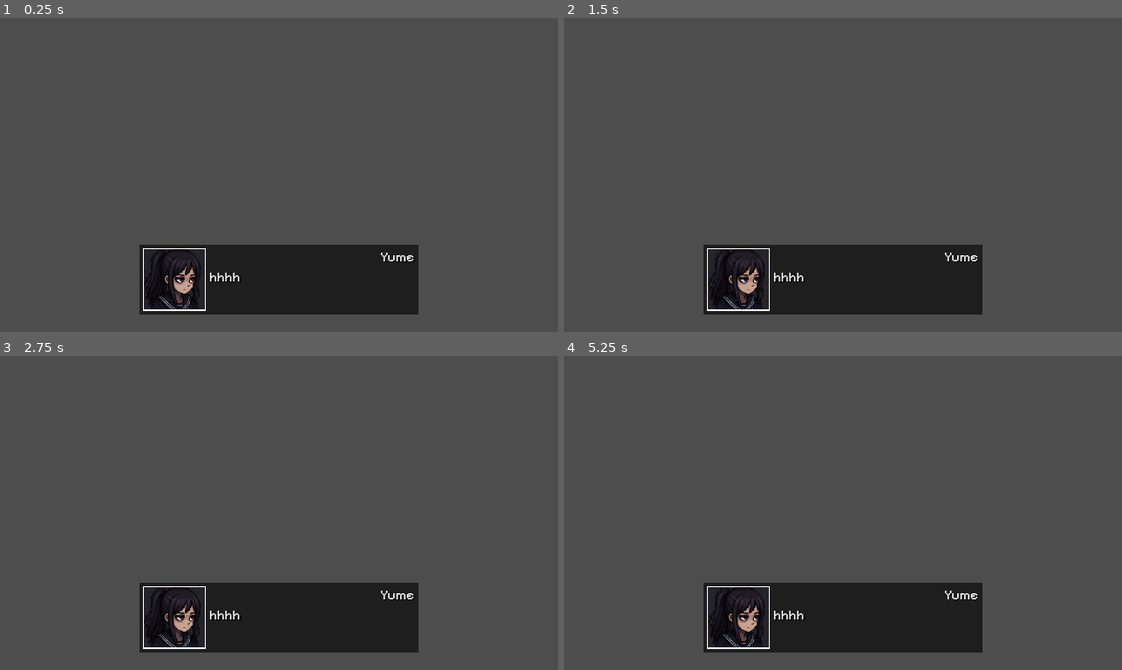
Above: before the commit, frames 1-4 (two rows, left to right).
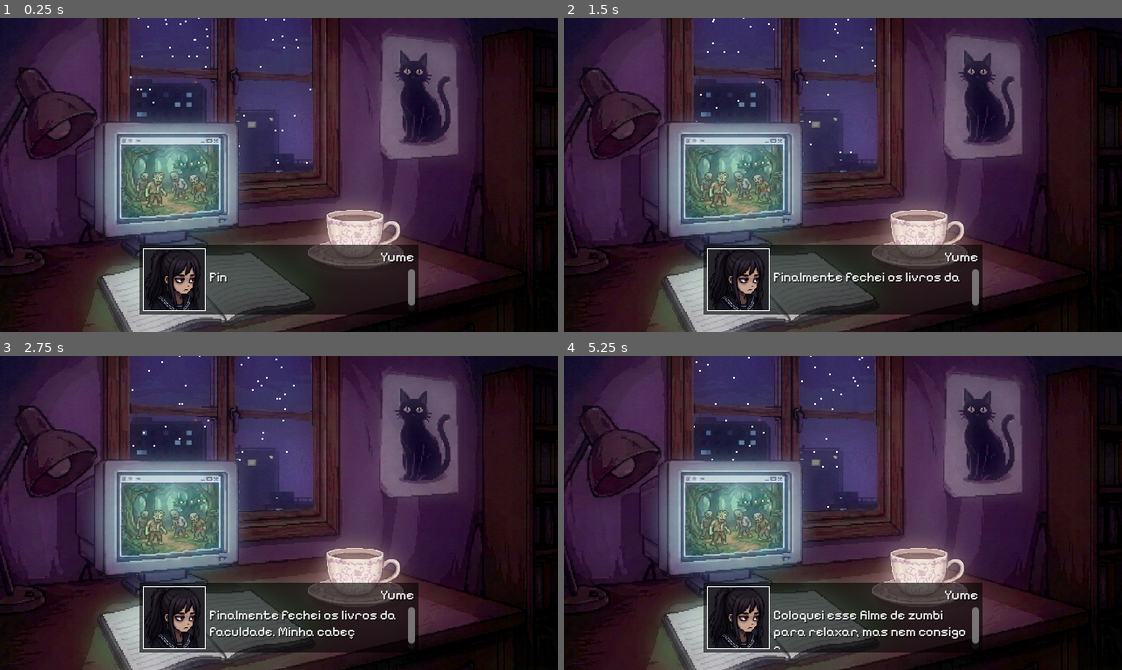
Above: after the commit, the same moments.

Repository: nandycodes/The-Weight-of-Tomorrow
Game: Godot game, scene res://scenes/room.tscn
The game is run twice, just before and just after one commit, with the same random seed, the same clock (stepped at 60 frames per second) and the same inputs. Before the commit the project starts from res://scenes/dialog_screen.tscn.
Inputs (mouse positions are in pixels of both pictures, inside the frame that each line leads up to):
- Up to frame 1 (0.25 s): no input
- Up to frame 2 (1.5 s): tap Enter (ui_accept) at 0.5 s; move the mouse to (965, 159) at 0.52 s; hold Enter (ui_accept) 0.53-1.28 s; hold Right (ui_right) from 0.53 s (still down); tap Space (jump, bound only before the commit) at 0.77, 1.07 s; click (965, 159) at 0.8 s; move the mouse to (731, 190) at 1.27 s; click (731, 190) at 1.35 s
- Up to frame 3 (2.75 s): tap Space (jump, bound only before the commit) at 1.52, 1.82, 2.3 s; tap F (shoot, bound only after the commit) at 1.55, 2.1 s; move the mouse to (334, 443) at 2.02 s; release Right (ui_right) at 2.03 s; hold Left (ui_left) from 2.03 s (still down)
- Up to frame 4 (5.25 s): move the mouse to (815, 575) at 2.77 s; release Left (ui_left) at 2.78 s; hold Right (ui_right) 2.78-4.28 s; tap Space (jump, bound only before the commit) at 2.85, 3.02, 3.32, 3.77, 4.07, 4.52, 4.82 s; tap Enter (ui_accept) at 3.05 s; move the mouse to (1010, 560) at 3.52 s; hold Enter (ui_accept) 3.53-4.28 s; click (1010, 560) at 3.8 s; move the mouse to (675, 465) at 4.27 s; hold Left (ui_left) 4.28-5.03 s; click (675, 465) at 4.35 s; tap F (shoot, bound only after the commit) at 4.55, 5.1 s; move the mouse to (870, 513) at 5.02 s; hold Right (ui_right) from 5.03 s (still down)

The runs differ from the first frame. In frame 1, 87% of the frame differs, in the area x 0-100%, y 0-100%; in frame 2, 87%; in frame 3, 87%; in frame 4, 87%.

Commit message:
Correção de erros

Diff:
--- a/dialog/dialog_screen.gd
+++ b/dialog/dialog_screen.gd
@@ -12,14 +12,10 @@
 @export var _faceset: TextureRect = null
 
 func _ready() -> void:
-	# Apenas para testes: se o seu 'data' estiver vindo vazio de outra cena (como do quarto),
-	# você pode descomentar as linhas abaixo para testar o diálogo diretamente nesta cena.
-	# data = {
-	# 	0: {"title": "Yume", "dialog": "hhh", "faceset": "res://sprites/yume_face.png"}
-	# }
 	_initialize_dialog()
 
 func _process(_delta: float) -> void:
+
 	# Se apertar Enter/Espaço enquanto o texto está surgindo, acelera a velocidade
 	if Input.is_action_pressed("ui_accept") and _dialog.visible_ratio < 1:
 		_step = 0.01
@@ -32,13 +28,20 @@
 	if Input.is_action_just_pressed("ui_accept") and _dialog.visible_ratio >= 1:
 		_id += 1
 
-		# Se as falas acabaram, fecha a caixa de diálogo
+		# Se as falas acabaram
 		if _id >= data.size():
-			queue_free() # Remove a caixa da tela
+
+			# Remove a caixa de diálogo
+			queue_free()
+
+			# Vai para a floresta
+			get_tree().change_scene_to_file("res://scenes/florest.tscn")
+
 		else:
-			_initialize_dialog() # Carrega a próxima fala
+			_initialize_dialog()
 
 func _initialize_dialog() -> void:
+
 	# Verifica se o dicionário data tem informações antes de tentar carregar
 	if data.is_empty():
 		return
@@ -51,5 +54,15 @@
 
 	# Efeito de digitar o texto letra por letra
 	while _dialog.visible_ratio < 1:
+
+		# Se o node foi removido da cena, para o loop
+		if !is_inside_tree():
+			return
+
 		await get_tree().create_timer(_step).timeout
+
+		# Verifica novamente após o await
+		if !is_inside_tree():
+			return
+
 		_dialog.visible_characters += 1
--- a/entities/yume.tscn
+++ b/entities/yume.tscn
@@ -3,6 +3,7 @@
 [ext_resource type="Script" uid="uid://dikbmon5b8acb" path="res://scripts/Yume.gd" id="1_m4o0s"]
 [ext_resource type="Texture2D" uid="uid://3x0iw4sbg641" path="res://sprites/characters/Yume/attack_bag/frame_000.png" id="2_7co6s"]
 [ext_resource type="Texture2D" uid="uid://b1x28omvlq855" path="res://sprites/characters/Yume/idle/frame_000.png" id="2_uspvl"]
+[ext_resource type="PackedScene" uid="uid://b37dm2ix106iy" path="res://entities/book_projectile.tscn" id="2_vwf41"]
 [ext_resource type="Texture2D" uid="uid://dqqwt5pqkadar" path="res://sprites/characters/Yume/idle/frame_001.png" id="3_3rt8w"]
 [ext_resource type="Texture2D" uid="uid://cxhqe3rc7avv3" path="res://sprites/characters/Yume/attack_bag/frame_001.png" id="3_7q2ls"]
 [ext_resource type="Texture2D" uid="uid://c58kl67cirwfa" path="res://sprites/characters/Yume/idle/frame_002.png" id="4_odvhr"]
@@ -609,6 +610,7 @@
 [node name="Yume" type="CharacterBody2D" unique_id=1334612167]
 texture_filter = 1
 script = ExtResource("1_m4o0s")
+projectile_scene = ExtResource("2_vwf41")
 
 [node name="CollisionShape2D" type="CollisionShape2D" parent="." unique_id=1334907853]
 position = Vector2(3, 5)
--- a/project.godot
+++ b/project.godot
@@ -11,7 +11,7 @@
 [application]
 
 config/name="The Weight of Tomorrow"
-run/main_scene="res://scenes/dialog_screen.tscn"
+run/main_scene="uid://uooea8cp08jl"
 config/features=PackedStringArray("4.6", "GL Compatibility")
 config/icon="res://icon.svg"
 
@@ -23,29 +23,38 @@
 
 [input]
 
-attack_book_key={
-"deadzone": 0.2,
-"events": [Object(InputEventKey,"resource_local_to_scene":false,"resource_name":"","device":-1,"window_id":0,"alt_pressed":false,"shift_pressed":false,"ctrl_pressed":false,"meta_pressed":false,"pressed":false,"keycode":0,"physical_keycode":81,"key_label":0,"unicode":113,"location":0,"echo":false,"script":null)
+ui_left={
+"deadzone": 0.5,
+"events": [Object(InputEventKey,"resource_local_to_scene":false,"resource_name":"","device":0,"window_id":0,"alt_pressed":false,"shift_pressed":false,"ctrl_pressed":false,"meta_pressed":false,"pressed":false,"keycode":4194319,"physical_keycode":0,"key_label":0,"unicode":0,"location":0,"echo":false,"script":null)
+, Object(InputEventJoypadButton,"resource_local_to_scene":false,"resource_name":"","device":-1,"button_index":13,"pressure":0.0,"pressed":false,"script":null)
+, Object(InputEventJoypadMotion,"resource_local_to_scene":false,"resource_name":"","device":-1,"axis":0,"axis_value":-1.0,"script":null)
+, Object(InputEventKey,"resource_local_to_scene":false,"resource_name":"","device":-1,"window_id":0,"alt_pressed":false,"shift_pressed":false,"ctrl_pressed":false,"meta_pressed":false,"pressed":false,"keycode":0,"physical_keycode":65,"key_label":0,"unicode":97,"location":0,"echo":false,"script":null)
 ]
 }
-attack_bag_key={
-"deadzone": 0.2,
-"events": [Object(InputEventMouseButton,"resource_local_to_scene":false,"resource_name":"","device":-1,"window_id":0,"alt_pressed":false,"shift_pressed":false,"ctrl_pressed":false,"meta_pressed":false,"button_mask":1,"position":Vector2(149, 20),"global_position":Vector2(161, 80),"factor":1.0,"button_index":1,"canceled":false,"pressed":true,"double_click":true,"script":null)
+ui_right={
+"deadzone": 0.5,
+"events": [Object(InputEventKey,"resource_local_to_scene":false,"resource_name":"","device":0,"window_id":0,"alt_pressed":false,"shift_pressed":false,"ctrl_pressed":false,"meta_pressed":false,"pressed":false,"keycode":4194321,"physical_keycode":0,"key_label":0,"unicode":0,"location":0,"echo":false,"script":null)
+, Object(InputEventJoypadButton,"resource_local_to_scene":false,"resource_name":"","device":-1,"button_index":14,"pressure":0.0,"pressed":false,"script":null)
+, Object(InputEventJoypadMotion,"resource_local_to_scene":false,"resource_name":"","device":-1,"axis":0,"axis_value":1.0,"script":null)
+, Object(InputEventKey,"resource_local_to_scene":false,"resource_name":"","device":-1,"window_id":0,"alt_pressed":false,"shift_pressed":false,"ctrl_pressed":false,"meta_pressed":false,"pressed":false,"keycode":0,"physical_keycode":68,"key_label":0,"unicode":100,"location":0,"echo":false,"script":null)
 ]
 }
-jump={
-"deadzone": 0.2,
-"events": [Object(InputEventKey,"resource_local_to_scene":false,"resource_name":"","device":-1,"window_id":0,"alt_pressed":false,"shift_pressed":false,"ctrl_pressed":false,"meta_pressed":false,"pressed":false,"keycode":0,"physical_keycode":32,"key_label":0,"unicode":32,"location":0,"echo":false,"script":null)
+ui_up={
+"deadzone": 0.5,
+"events": [Object(InputEventKey,"resource_local_to_scene":false,"resource_name":"","device":0,"window_id":0,"alt_pressed":false,"shift_pressed":false,"ctrl_pressed":false,"meta_pressed":false,"pressed":false,"keycode":4194320,"physical_keycode":0,"key_label":0,"unicode":0,"location":0,"echo":false,"script":null)
+, Object(InputEventJoypadButton,"resource_local_to_scene":false,"resource_name":"","device":-1,"button_index":11,"pressure":0.0,"pressed":false,"script":null)
+, Object(InputEventJoypadMotion,"resource_local_to_scene":false,"resource_name":"","device":-1,"axis":1,"axis_value":-1.0,"script":null)
+, Object(InputEventKey,"resource_local_to_scene":false,"resource_name":"","device":-1,"window_id":0,"alt_pressed":false,"shift_pressed":false,"ctrl_pressed":false,"meta_pressed":false,"pressed":false,"keycode":0,"physical_keycode":87,"key_label":0,"unicode":119,"location":0,"echo":false,"script":null)
 ]
 }
-run_left={
+shoot={
 "deadzone": 0.2,
-"events": [Object(InputEventKey,"resource_local_to_scene":fa …(140 unchanged characters)… d":false,"keycode":0,"physical_keycode":65,"key_label":0,"unicode":97,"location":0,"echo":false,"script":null)
+"events": [Object(InputEventKey,"resource_local_to_scene":fa …(140 unchanged characters)… d":false,"keycode":0,"physical_keycode":70,"key_label":0,"unicode":102,"location":0,"echo":false,"script":null)
 ]
 }
-run_right={
+attackb={
 "deadzone": 0.2,
-"events": [Object(InputEventKey,"resource_local_to_scene":false,"resource_name":"","device":-1,"window_id":0,"alt_pressed":false,"shift_pressed":false,"ctrl_pressed":false,"meta_pressed":false,"pressed":false,"keycode":0,"physical_keycode":68,"key_label":0,"unicode":100,"location":0,"echo":false,"script":null)
+"events": [Object(InputEventMouseButton,"resource_local_to_scene":false,"resource_name":"","device":-1,"window_id":0,"alt_pressed":false,"shift_pressed":false,"ctrl_pressed":false,"meta_pressed":false,"button_mask":1,"position":Vector2(353, 15),"global_position":Vector2(362, 63),"factor":1.0,"button_index":1,"canceled":false,"pressed":true,"double_click":false,"script":null)
 ]
 }
 
@@ -59,6 +68,7 @@
 rendering_device/driver.windows="d3d12"
 renderer/rendering_method="gl_compatibility"
 renderer/rendering_method.mobile="gl_compatibility"
+environment/defaults/default_clear_color=Color(0.0056611504, 0.0056611514, 0.00566115, 1)
 textures/size/resizable=true
 textures/size/borderless=false
 textures/stretch/mode="viewport"
--- a/scenes/florest.tscn
+++ b/scenes/florest.tscn
@@ -9,7 +9,7 @@
 [ext_resource type="Texture2D" uid="uid://dup8oobmwuru" path="res://sprites/backgrounds/tilessets/Tilesets/watersheet/sprite_frames/frame_001.png" id="7_c8wh3"]
 [ext_resource type="Texture2D" uid="uid://byml80iv1bij5" path="res://sprites/backgrounds/tilessets/Tilesets/tileset_32x32(new).png" id="7_djxij"]
 [ext_resource type="Texture2D" uid="uid://docgbevyygxc" path="res://sprites/backgrounds/tilessets/Tilesets/watersheet/sprite_frames/frame_002.png" id="8_ds6bl"]
-[ext_resource type="Shader" uid="uid://c6fni3tt6onbw" path="res://scripts/florest.gdshader" id="8_jghty"]
+[ext_resource type="Shader" uid="uid://c6fni3tt6onbw" path="res://Shaders/florest.gdshader" id="8_jghty"]
 [ext_resource type="PackedScene" uid="uid://bs1sxitju24dx" path="res://entities/yume.tscn" id="8_waakg"]
 [ext_resource type="Texture2D" uid="uid://bbmgjbkabic5e" path="res://sprites/backgrounds/tilessets/Tilesets/watersheet/sprite_frames/frame_003.png" id="9_4jdo3"]
 [ext_resource type="Script" uid="uid://cgpto6vxck0l3" path="res://scripts/GatilhoEscuridao.gd" id="9_ktom5"]
@@ -137,7 +137,7 @@
 [ext_resource type="Texture2D" uid="uid://m1mcbc2cghl6" path="res://sprites/backgrounds/tilessets/Tilesets/watersheet/sprite_frames/frame_125.png" id="131_iaq20"]
 [ext_resource type="Texture2D" uid="uid://3gpw6eaupg11" path="res://sprites/backgrounds/tilessets/Tilesets/watersheet/sprite_frames/frame_126.png" id="132_t1821"]
 [ext_resource type="Texture2D" uid="uid://2ni1b62b23gu" path="res://sprites/backgrounds/tilessets/Tilesets/watersheet/sprite_frames/frame_127.png" id="133_4vg0r"]
-[ext_resource type="Shader" uid="uid://hyvhg3mac4kh" path="res://scripts/water.gdshader" id="134_y247p"]
+[ext_resource type="Shader" uid="uid://hyvhg3mac4kh" path="res://Shaders/water.gdshader" id="134_y247p"]
 [ext_resource type="Texture2D" uid="uid://dunbxi647n5fl" path="res://sprites/backgrounds/tilessets/Tilesets/matos.png" id="135_4jdo3"]
 [ext_resource type="Texture2D" uid="uid://ch2wuh0ak2wx6" path="res://sprites/backgrounds/tilessets/Tilesets/BackgroundEraser_20260514_010549424.png" id="135_ds6bl"]
 [ext_resource type="Texture2D" uid="uid://i6orkkq87llj" path="res://sprites/backgrounds/tilessets/Tilesets/lamparina.png" id="138_x2wvv"]
--- a/room.tscn
+++ b/scenes/room.tscn
@@ -1,13 +1,13 @@
 [gd_scene format=3 uid="uid://uooea8cp08jl"]
 
-[ext_resource type="Script" uid="uid://b42p53doweo6y" path="res://room.gd" id="1_x5k2b"]
-[ext_resource type="Texture2D" uid="uid://68in5yj8ufmv" path="res://sprites/backgrounds/Cenario_Quarto/cidade.png" id="2_x5k2b"]
-[ext_resource type="Shader" uid="uid://cpg3wva6op3ad" path="res://Shaders/monitor.gdshader" id="3_8cv3p"]
-[ext_resource type="Texture2D" uid="uid://duvj0o71lwrfj" path="res://sprites/backgrounds/Cenario_Quarto/monitor.png" id="4_01y1d"]
-[ext_resource type="Texture2D" uid="uid://x38lc08dcx85" path="res://sprites/backgrounds/Cenario_Quarto/quarto.png" id="5_42v8c"]
+[ext_resource type="Script" uid="uid://b42p53doweo6y" path="res://scripts/room.gd" id="1_jxe34"]
+[ext_resource type="Texture2D" uid="uid://68in5yj8ufmv" path="res://sprites/backgrounds/Cenario_Quarto/cidade.png" id="2_jn645"]
+[ext_resource type="Texture2D" uid="uid://x38lc08dcx85" path="res://sprites/backgrounds/Cenario_Quarto/quarto.png" id="3_qvc4m"]
+[ext_resource type="Shader" uid="uid://cpg3wva6op3ad" path="res://Shaders/monitor.gdshader" id="4_7dqbv"]
+[ext_resource type="Texture2D" uid="uid://duvj0o71lwrfj" path="res://sprites/backgrounds/Cenario_Quarto/monitor.png" id="5_ybpoa"]
 
 [sub_resource type="ShaderMaterial" id="ShaderMaterial_xorjj"]
-shader = ExtResource("3_8cv3p")
+shader = ExtResource("4_7dqbv")
 shader_parameter/brilho = 1.22000005795
 
 [sub_resource type="Environment" id="Environment_xwbdb"]
@@ -21,12 +21,12 @@
 
 [node name="Room" type="Node2D" unique_id=575272322]
 scale = Vector2(1.015286, 0.99449193)
-script = ExtResource("1_x5k2b")
+script = ExtResource("1_jxe34")
 
 [node name="Cidade" type="Sprite2D" parent="." unique_id=1685478849]
 position = Vector2(313.95926, 182.00247)
 scale = Vector2(0.51591766, 0.44274288)
-texture = ExtResource("2_x5k2b")
+texture = ExtResource("2_jn645")
 
 [node name="CPUParticles2D" type="CPUParticles2D" parent="." unique_id=2027964782]
 position = Vector2(258, -8)
--- a/room.gd
+++ b/scripts/room.gd
@@ -27,13 +27,16 @@
 }
 
 func _ready() -> void:
-	# Espera um milissegundo para o cenário carregar os nós visuais primeiro
+
+	# Espera um frame para carregar os elementos da cena
 	await get_tree().process_frame
 
 	if has_node("HUD"):
-		# Cria a caixinha dinamicamente dentro do seu HUD
+
+		# Cria a caixa de diálogo
 		var new_dialog = DIALOG_SCREEN.instantiate()
 		new_dialog.data = dialogue_data
 		$HUD.add_child(new_dialog)
+
 	else:
 		print("ERRO: O nó chamado HUD não foi encontrado na cena do quarto!")
Renamed: scripts/florest.gdshader -> Shaders/florest.gdshader
Renamed: scripts/florest.gdshader.uid -> Shaders/florest.gdshader.uid
Renamed: scripts/water.gdshader -> Shaders/water.gdshader
Renamed: scripts/water.gdshader.uid -> Shaders/water.gdshader.uid
Empty file removed: scenes/dialog_screen.gd
Not shown: 1 places in scenes/room.tscn that only renumber resources
Empty file added: scripts/dialog_screen.gd
Renamed: scenes/dialog_screen.gd.uid -> scripts/dialog_screen.gd.uid
Renamed: point_light_2d.gd -> scripts/point_light_2d.gd
Renamed: point_light_2d.gd.uid -> scripts/point_light_2d.gd.uid
Renamed: room.gd.uid -> scripts/room.gd.uid
